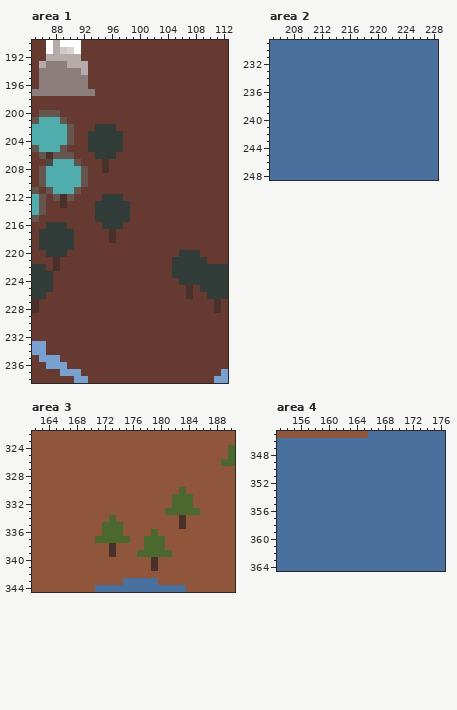
One commit to this pixel-art file: Assets/Aseprite/map.ase. The picture above is the old version.
250x445 pixels, 1 frame. Colours within 5 levels of each other are drawn and written as one. Shown: area 1: x 85..112, y 190..238; area 2: x 205..228, y 229..248; area 3: x 162..190, y 322..344; area 4: x 153..176, y 345..364. The commit also changed other parts of the picture, which this record leaves out.
The same view after the edit:
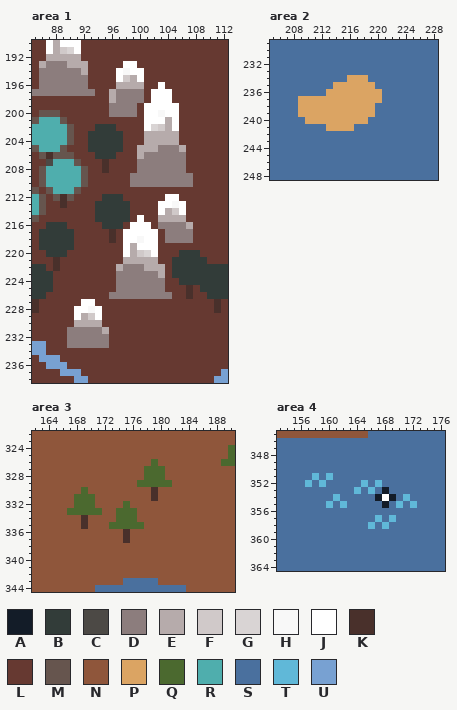
Palette (. is transparent): A #131c28  B #323c39  C #4c4945  D #8c7d7d  E #b6abab  F #d0c9c9  G #d9d4d4  H #f8f8f8  J #ffffff  K #49302b  L #663931  M #66554e  N #8f563b  P #dba463  Q #4b692f  R #4faead  S #4a709e  T #60b8d8  U #78a1d2
What changed:
layer "sites" added
Changed rows in their new state; - is an unchanged pixel.
Area 1, layer "mountains":
first column x 90:
193 --------JJ--------
194 -------JHJJ-------
195 -------JFEJ-------
196 -------EEEE--J----
197 ------EDDDD-JJJ---
198 ------EDDDD-JJJ---
199 ------DDDD-JJJJJ--
200 ------DDDD-JJHJJ--
201 -----------JJJEJ--
202 -----------JGFEJ--
203 -----------EEEEE--
204 -----------EEEEE--
205 ----------EEEDDDE-
206 ----------EDDDDDD-
207 ----------DDDDDDD-
208 ----------DDDDDDD-
209 ---------DDDDDDDDD
210 ---------DDDDDDDDD
212 --------------JJ--
213 -------------JJHJ-
214 -------------JEFJ-
215 ----------J--EEEE-
216 ---------JJJ-DDDDE
217 --------JJJJJ-DDDD
218 --------JJHJJ-DDDD
219 --------JEJJJ-----
220 --------JEFGJ-----
221 --------EEEEE-----
222 -------EDDDEEE----
223 -------DDDDDDE----
224 -------DDDDDDD----
225 -------DDDDDDD----
226 ------DDDDDDDDD---
227 --JJ--------------
228 -JJHJ-------------
229 -JEFJ-------------
230 -EEEE-------------
231 DDDDDE------------
232 DDDDDD------------
233 DDDDDD------------
Area 2, layer "earth":
first column x 209:
234 -------PPP--
235 -----PPPPPP-
236 ----PPPPPPPP
237 PPPPPPPPPPPP
238 PPPPPPPPPPP-
239 PPPPPPPPPPP-
240 -PPPPPPPPP--
241 ----PPPP----
Area 3, layer "trees":
first column x 167:
326 ------------Q------
327 -----------QQQ-----
328 -----------QQQ-----
329 ----------QQQQQ----
330 --Q---------K---N--
331 -QQQ--------K--NNN-
332 -QQQ----Q------NNN-
333 QQQQQ--QQQ----NNNNN
334 --K---NQQQ------N--
335 --K--N--QQQ-----N--
336 -----NNNK---N------
337 ----NNNNK--NNN-----
338 ------N----NNN-----
339 ------N---NNNNN----
340 ------------N------
341 ------------N------
Area 4, layers "sites", "terrain_texture":
first column x 157:
351 -T-T------------
352 T-T-----T-T-----
353 -------T-T-A----
354 ----T-----AJA-T-
355 ---T-T-----A-T-T
357 ----------T-T---
358 ---------T-T----
Where, in picture pixels (left, top, right, bottom), the same in both pictures:
changed: (67, 61, 193, 348)
changed: (298, 75, 382, 131)
changed: (67, 459, 200, 571)
changed: (305, 473, 417, 529)
